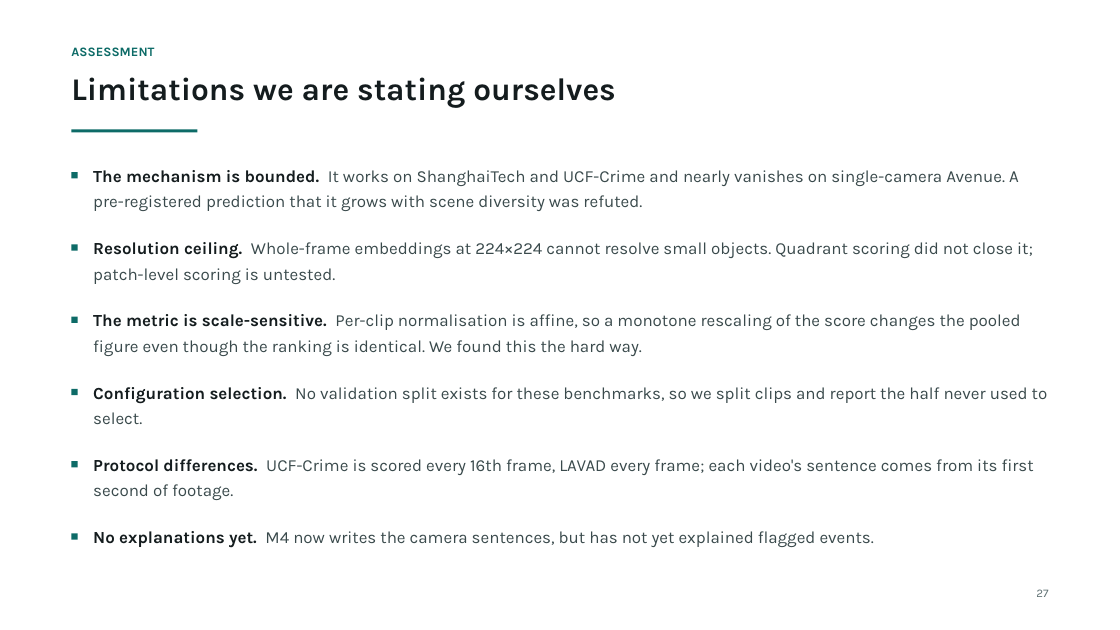
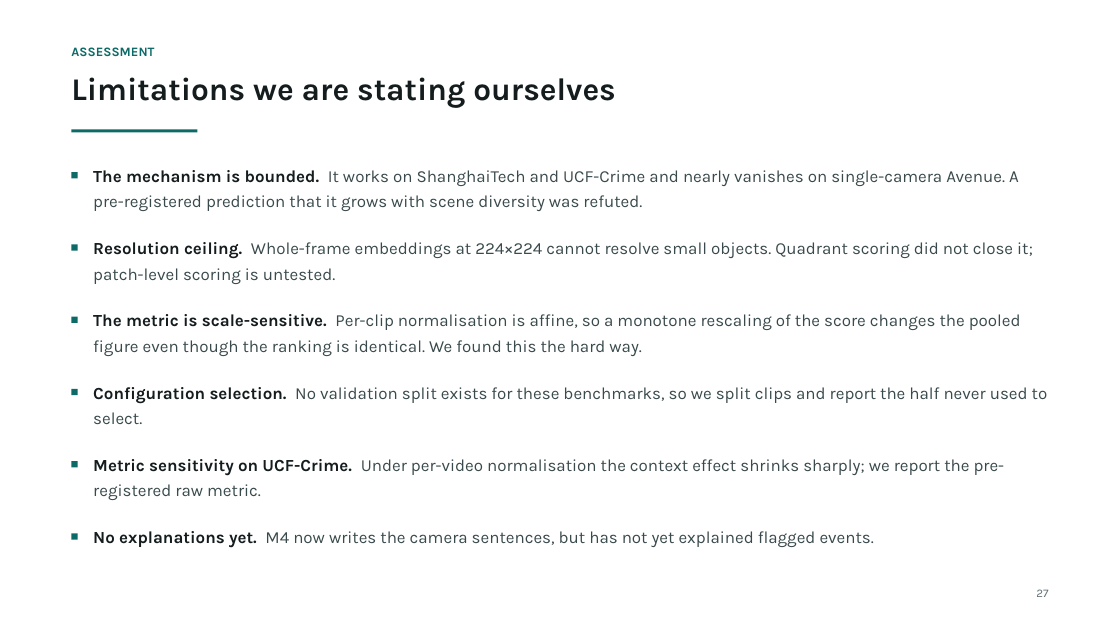
Before and after one commit to prakash-nitc/multimodal-anomaly-detection, a slide deck: slide 28 of docs/06_presentations/DA-ZVAD_Phase3_Review.pptx. Drawn at 1120x630 pixels with LibreOffice and Linux fonts; fonts in the diff are those of the drawing. Boxes give left, top, right and bottom in pixels: in the first picture for what was removed or moved away, otherwise in the second. Text is boxed around its words. In the diff, an @@ line names an element or a change of style, - is before the commit and + after.

Commit message:
Correct LAVAD sampling claim in deck, script and handbook (LAVAD samples every 16th frame too); add AnyAnomaly 80.7 on UCF-Crime; state metric sensitivity on UCF-Crime

```diff
--- a/docs/06_presentations/DA-ZVAD_Phase3_Review.pptx
+++ b/docs/06_presentations/DA-ZVAD_Phase3_Review.pptx
@@ text at (x1=93, y1=459, x2=1005, y2=500): text changed @@
-Protocol differences. UCF-Crime is scored every 16th frame, LAVAD every frame; each video's sentence comes from its first second of footage.
+Metric sensitivity on UCF-Crime. Under per-video normalisation the context effect shrinks sharply; we report the pre-registered raw metric.
```
Also in this commit, not shown: 3 other slides changed, 5 other files.
